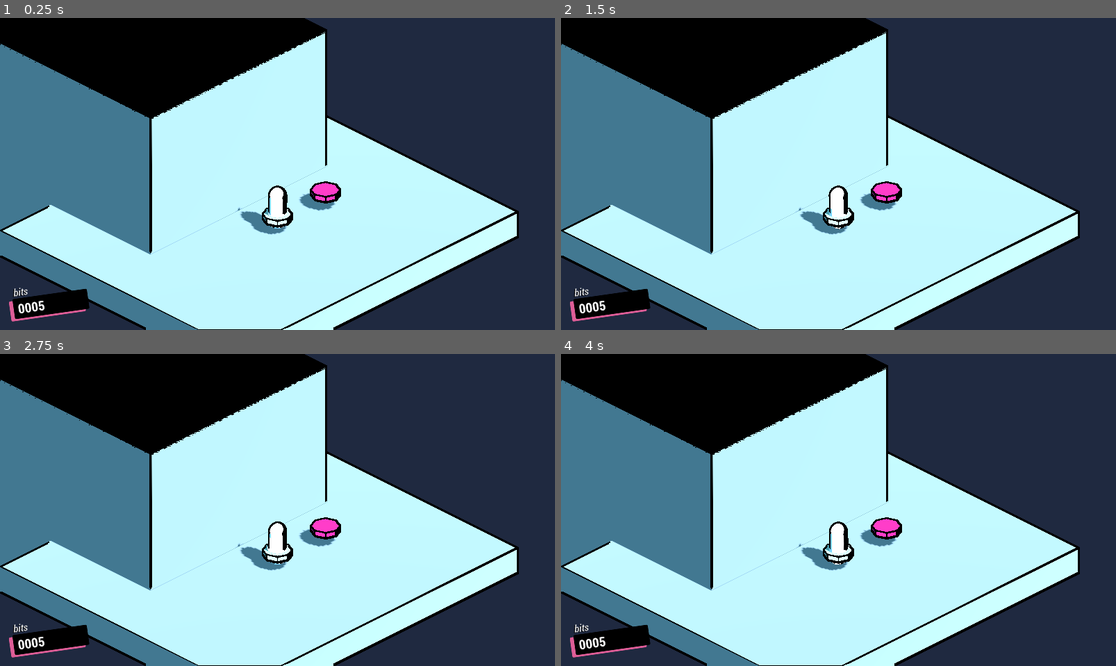
Above: before the commit, frames 1-4 (two rows, left to right).
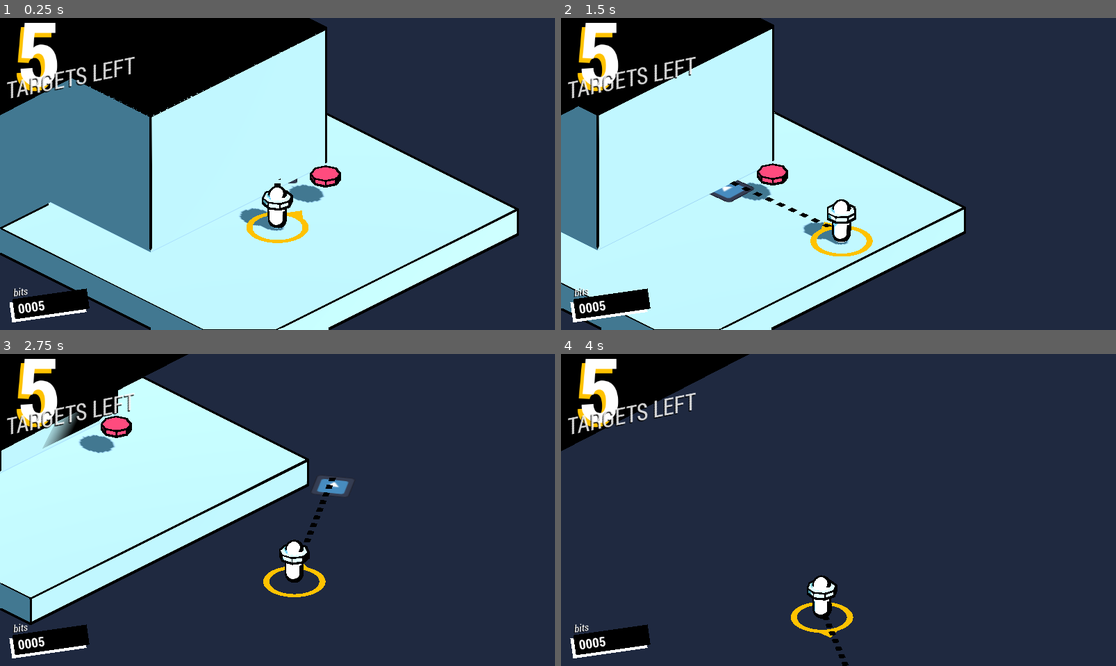
Above: after the commit, the same moments.

Repository: parkkennypark/Game-Juice-Demo
Game: Godot game, scene res://Drum.tscn
Two runs of this game, one before a commit and one after it. Both use one fixed random seed, a clock stepped at 60 frames per second and the inputs below. The project has no main scene, so this scene is started directly. The engine's default icon, where the game draws it, is replaced by a stand-in: a white triangle on a blue panel in a dark square.
Inputs (mouse positions are in pixels of both pictures, inside the frame that each line leads up to):
- Up to frame 1 (0.25 s): no input
- Up to frame 2 (1.5 s): tap Enter (ui_accept) at 0.5, 0.6, 0.77, 1.07, 1.35 s; move the mouse to (960, 158) at 0.52 s; hold Right (ui_right) 0.53-1.28 s; move the mouse to (727, 189) at 1.27 s; hold Down (ui_down) from 1.28 s (still down)
- Up to frame 3 (2.75 s): tap Enter (ui_accept) at 1.52, 1.82, 2.1 s; move the mouse to (333, 441) at 2.02 s; release Down (ui_down) at 2.03 s; hold Right (ui_right) from 2.03 s (still down)
- Up to frame 4 (4 s): move the mouse to (810, 572) at 2.77 s; release Right (ui_right) at 2.78 s; hold Up (ui_up) 2.78-3.53 s; tap Enter (ui_accept) at 2.85, 3.02, 3.32, 3.6, 3.77 s; move the mouse to (1005, 556) at 3.52 s; hold Left (ui_left) from 3.53 s (still down)

The runs differ from the first frame. In frame 1, 7.4% of the frame differs, in the area x 0-94%, y 0-100%; in frame 2, 44%; in frame 3, 57%; in frame 4, 66%.

Commit message:
feat(player): movement, aiming

Diff:
--- /dev/null
+++ b/CameraDriver.gd
@@ -0,0 +1,11 @@
+extends Node3D
+
+@export var follow_target : Node3D
+@export var follow_speed : float = 8
+
+func _ready() -> void:
+	pass # Replace with function body.
+
+
+func _process(delta: float) -> void:
+	global_position = lerp(global_position, follow_target.global_position, delta * follow_speed)
--- a/Drum.tscn
+++ b/Drum.tscn
@@ -1,11 +1,15 @@
-[gd_scene load_steps=24 format=3 uid="uid://b5wm1dbf8xj4y"]
+[gd_scene load_steps=35 format=3 uid="uid://bp0w72j7npmna"]
 
 [ext_resource type="ArrayMesh" uid="uid://bsbe4f0d6hfok" path="res://Bubba.obj" id="1_qvgd7"]
 [ext_resource type="Script" path="res://addons/jm_pp_outlines/jm_pp_outlines_camera.gd" id="1_woct7"]
+[ext_resource type="Script" path="res://CameraDriver.gd" id="2_sxxsq"]
 [ext_resource type="FontFile" uid="uid://f1s61kqc4dld" path="res://fonts/RobotoCondensed-Bold.ttf" id="3_7e7yr"]
+[ext_resource type="Script" path="res://Player.gd" id="3_xbg1g"]
 [ext_resource type="Script" path="res://FloatyUI.gd" id="4_h46km"]
+[ext_resource type="Texture2D" uid="uid://daddjfiagab5o" path="res://icon.svg" id="4_kmau3"]
 [ext_resource type="FontFile" uid="uid://dpac28rujlg6v" path="res://fonts/RobotoCondensed-Italic.ttf" id="4_qylyd"]
 [ext_resource type="PackedScene" uid="uid://mkh7y7yikxqm" path="res://addons/post_processing_tool/PostProcessing_tool.tscn" id="5_c0l1v"]
+[ext_resource type="Texture2D" uid="uid://ci6eco0stogau" path="res://Dash.png" id="6_m0w5b"]
 
 [sub_resource type="Gradient" id="Gradient_armpv"]
 colors = PackedColorArray(0, 0.0166667, 0.25, 1, 1, 1, 1, 1)
@@ -26,6 +30,26 @@
 [sub_resource type="StandardMaterial3D" id="StandardMaterial3D_lyqax"]
 shading_mode = 0
 albedo_color = Color(0, 0, 0, 1)
+
+[sub_resource type="CapsuleShape3D" id="CapsuleShape3D_57nyk"]
+radius = 0.3
+height = 1.5
+
+[sub_resource type="StandardMaterial3D" id="StandardMaterial3D_h6uao"]
+transparency = 1
+shading_mode = 0
+albedo_texture = ExtResource("6_m0w5b")
+uv1_scale = Vector3(10, 10, 10)
+
+[sub_resource type="StandardMaterial3D" id="StandardMaterial3D_4v87j"]
+transparency = 1
+shading_mode = 0
+albedo_color = Color(0, 0, 0, 1)
+albedo_texture = ExtResource("6_m0w5b")
+uv1_scale = Vector3(10, 10, 10)
+
+[sub_resource type="PlaneMesh" id="PlaneMesh_p55km"]
+size = Vector2(0.2, 1)
 
 [sub_resource type="StandardMaterial3D" id="StandardMaterial3D_vwitc"]
 diffuse_mode = 3
@@ -68,39 +92,46 @@
 height = 1.5
 rings = 32
 
-[sub_resource type="CapsuleShape3D" id="CapsuleShape3D_57nyk"]
-radius = 0.3
-height = 1.5
-
-[sub_resource type="ParticleProcessMaterial" id="ParticleProcessMaterial_hfgmk"]
-
 [sub_resource type="StandardMaterial3D" id="StandardMaterial3D_xjqc8"]
 diffuse_mode = 3
 albedo_color = Color(0.607843, 0.701961, 0.647059, 1)
 roughness = 0.0
 
+[sub_resource type="StandardMaterial3D" id="StandardMaterial3D_k4tya"]
+transparency = 1
+shading_mode = 0
+diffuse_mode = 3
+albedo_color = Color(1, 0.760784, 0, 1)
+
+[sub_resource type="PrismMesh" id="PrismMesh_ttthl"]
+size = Vector3(1, 0.684, 0.1)
+
+[sub_resource type="PrismMesh" id="PrismMesh_wygkm"]
+size = Vector3(0.6, 0.4, 0.01)
+
+[sub_resource type="TorusMesh" id="TorusMesh_yi7xa"]
+lightmap_size_hint = Vector2i(33, 9)
+inner_radius = 0.8
+ring_segments = 6
+
+[sub_resource type="ParticleProcessMaterial" id="ParticleProcessMaterial_hfgmk"]
+
 [sub_resource type="StandardMaterial3D" id="StandardMaterial3D_kl6cn"]
 diffuse_mode = 3
-albedo_color = Color(0.741176, 0.141176, 0.392157, 1)
+albedo_color = Color(0.890196, 0.168627, 0.247059, 1)
 roughness = 0.0
 
 [sub_resource type="StyleBoxFlat" id="StyleBoxFlat_hwliu"]
 bg_color = Color(0, 0, 0, 1)
 border_color = Color(0.870588, 0.364706, 0.592157, 1)
-corner_radius_top_left = 3
-corner_radius_top_right = 3
-corner_radius_bottom_right = 3
-corner_radius_bottom_left = 3
 shadow_color = Color(0.870588, 0.364706, 0.592157, 1)
+anti_aliasing = false
 
 [sub_resource type="StyleBoxFlat" id="StyleBoxFlat_yurmx"]
-bg_color = Color(0.870588, 0.364706, 0.592157, 1)
+bg_color = Color(1, 1, 1, 1)
 border_color = Color(0.870588, 0.364706, 0.592157, 1)
-corner_radius_top_left = 3
-corner_radius_top_right = 3
-corner_radius_bottom_right = 3
-corner_radius_bottom_left = 3
 shadow_color = Color(0.870588, 0.364706, 0.592157, 1)
+anti_aliasing = false
 
 [sub_resource type="StandardMaterial3D" id="StandardMaterial3D_lumjj"]
 transparency = 1
@@ -125,8 +156,31 @@
 [node name="WorldEnvironment" type="WorldEnvironment" parent="."]
 environment = SubResource("Environment_0cget")
 
-[node name="Camera3D" type="Camera3D" parent="."]
-transform = Transform3D(0.707107, 0.353553, -0.612372, 0, 0.866026, 0.5, 0.707107, -0.353553, 0.612372, -9.83015, 10.5919, 9.83015)
+[node name="Floor2" type="CSGBox3D" parent="."]
+transform = Transform3D(1, 0, 0, 0, 1, 0, 0, 0, 1, 0, -0.5, -0.833602)
+use_collision = true
+size = Vector3(12.6346, 1, 10.8986)
+material = SubResource("StandardMaterial3D_1fqam")
+
+[node name="Floor3" type="CSGBox3D" parent="."]
+transform = Transform3D(1, 0, 0, 0, 1, 0, 0, 0, 1, 0, 1.47754, -5.74997)
+use_collision = true
+size = Vector3(8, 7.10191, 8)
+material = SubResource("StandardMaterial3D_1fqam")
+
+[node name="Floor4" type="CSGBox3D" parent="."]
+transform = Transform3D(1, 0, 0, 0, 1, 0, 0, 0, 1, 0, 5.02446, -5.74997)
+use_collision = true
+size = Vector3(8, 0.1, 8)
+material = SubResource("StandardMaterial3D_lyqax")
+
+[node name="Camera" type="Node3D" parent="." node_paths=PackedStringArray("follow_target")]
+transform = Transform3D(1, 0, 0, 0, 1, 0, 0, 0, 1, 0, -2.38419e-07, 0)
+script = ExtResource("2_sxxsq")
+follow_target = NodePath("../Player")
+
+[node name="Camera3D" type="Camera3D" parent="Camera"]
+transform = Transform3D(0.707107, 0.353553, -0.612373, 0, 0.866026, 0.499999, 0.707107, -0.353553, 0.612373, -9.83015, 10.0046, 9.83015)
 projection = 1
 current = true
 size = 10.0
@@ -134,38 +188,70 @@
 script = ExtResource("1_woct7")
 max_edge_alpha = 1.0
 
-[node name="Floor2" type="CSGBox3D" parent="."]
-transform = Transform3D(1, 0, 0, 0, 1, 0, 0, 0, 1, 0, 0, -0.833602)
-size = Vector3(12.6346, 1, 10.8986)
-material = SubResource("StandardMaterial3D_1fqam")
-
-[node name="Floor3" type="CSGBox3D" parent="."]
-transform = Transform3D(1, 0, 0, 0, 1, 0, 0, 0, 1, 0, 1.97754, -5.74997)
-size = Vector3(8, 7.10191, 8)
-material = SubResource("StandardMaterial3D_1fqam")
-
-[node name="Floor4" type="CSGBox3D" parent="."]
-transform = Transform3D(1, 0, 0, 0, 1, 0, 0, 0, 1, 0, 5.52446, -5.74997)
-size = Vector3(8, 0.1, 8)
-material = SubResource("StandardMaterial3D_lyqax")
-
 [node name="Player" type="CharacterBody3D" parent="."]
-transform = Transform3D(1, 0, 0, 0, 1, 0, 0, 0, 1, 0, 0.5873, 0)
-
-[node name="MeshInstance3D" type="MeshInstance3D" parent="Player"]
+transform = Transform3D(1, 0, 0, 0, 1, 0, 0, 0, 1, 0, -2.38419e-07, 0)
+script = ExtResource("3_xbg1g")
+
+[node name="CollisionShape3D" type="CollisionShape3D" parent="Player"]
 transform = Transform3D(1, 0, 0, 0, 1, 0, 0, 0, 1, 0, 0.75, 0)
+shape = SubResource("CapsuleShape3D_57nyk")
+
+[node name="Pointer" type="Node3D" parent="Player"]
+
+[node name="Position" type="Node3D" parent="Player/Pointer"]
+transform = Transform3D(1, 0, 0, 0, 1, 0, 0, 0, 1, 0, 2.38419e-07, 0)
+
+[node name="Decal" type="Sprite3D" parent="Player/Pointer/Position"]
+transform = Transform3D(1, 0, 0, 0, -4.37114e-08, -1, 0, 1, -4.37114e-08, 0, 0.00999976, 0)
+texture = ExtResource("4_kmau3")
+
+[node name="Rotation" type="Node3D" parent="Player/Pointer"]
+
+[node name="CSGCylinder3D" type="CSGCylinder3D" parent="Player/Pointer/Rotation"]
+transform = Transform3D(1, 0, 0, 0, -4.37114e-08, -1, 0, 1, -4.37114e-08, 0, 0.710874, 1.90131)
+visible = false
+radius = 0.1
+height = 3.97686
+material = SubResource("StandardMaterial3D_h6uao")
+
+[node name="Geometry" type="MeshInstance3D" parent="Player/Pointer/Rotation"]
+transform = Transform3D(1, 0, 0, 0, 1, 0, 0, 0, 1, 0, 0.324687, 0.5)
+material_override = SubResource("StandardMaterial3D_4v87j")
+mesh = SubResource("PlaneMesh_p55km")
+
+[node name="Model" type="Node3D" parent="Player"]
+
+[node name="MeshInstance3D" type="MeshInstance3D" parent="Player/Model"]
+transform = Transform3D(-4.37114e-08, 0, -1, 0, 1, 0, 1, 0, -4.37114e-08, 0, 0.75, 0)
+layers = 2
 material_override = SubResource("StandardMaterial3D_vwitc")
 material_overlay = SubResource("ShaderMaterial_iq4bo")
 mesh = SubResource("CapsuleMesh_3ffes")
+skeleton = NodePath("../../..")
+
+[node name="CSGCylinder3D" type="CSGCylinder3D" parent="Player/Model"]
+transform = Transform3D(-4.37114e-08, 0, -1, 0, 1, 0, 1, 0, -4.37114e-08, 0, 1.02525, 0)
+layers = 2
+height = 0.249304
+material = SubResource("StandardMaterial3D_xjqc8")
+
+[node name="MeshInstance3D2" type="MeshInstance3D" parent="Player/Model"]
+transform = Transform3D(1.91069e-15, -4.37114e-08, -1, -1, -4.37114e-08, 0, -4.37114e-08, 1, -4.37114e-08, -1.98541e-08, 0.66919, 0.454208)
+visible = false
+material_override = SubResource("StandardMaterial3D_k4tya")
+mesh = SubResource("PrismMesh_ttthl")
 skeleton = NodePath("../..")
 
-[node name="RemoteTransform3D" type="RemoteTransform3D" parent="Player"]
-transform = Transform3D(0.707107, 0.353553, -0.612372, 0, 0.866026, 0.5, 0.707107, -0.353553, 0.612372, -9.83015, 10.0046, 9.83015)
-remote_path = NodePath("../../Camera3D")
-
-[node name="CollisionShape3D" type="CollisionShape3D" parent="Player"]
-transform = Transform3D(1, 0, 0, 0, 1, 0, 0, 0, 1, 0, 0.75, 0)
-shape = SubResource("CapsuleShape3D_57nyk")
+[node name="MeshInstance3D3" type="MeshInstance3D" parent="Player/Model"]
+transform = Transform3D(-1, -4.37114e-08, 4.37114e-08, 4.37114e-08, -4.37114e-08, 1, -4.37114e-08, 1, 4.37114e-08, -7.90647e-08, 0.00269869, 1.1423)
+material_override = SubResource("StandardMaterial3D_k4tya")
+mesh = SubResource("PrismMesh_wygkm")
+skeleton = NodePath("../..")
+
+[node name="MeshInstance3D4" type="MeshInstance3D" parent="Player/Model"]
+transform = Transform3D(1, 0, 0, 0, 0.1, 0, 0, 0, 1, 0, 0, 0)
+material_override = SubResource("StandardMaterial3D_k4tya")
+mesh = SubResource("TorusMesh_yi7xa")
 
 [node name="DirectionalLight3D" type="DirectionalLight3D" parent="."]
 transform = Transform3D(1, 0, 0, 0, 0.707107, 0.707107, 0, -0.707107, 0.707107, 2.07947, 5.50129, 0)
@@ -176,17 +262,82 @@
 process_material = SubResource("ParticleProcessMaterial_hfgmk")
 draw_pass_1 = ExtResource("1_qvgd7")
 
-[node name="CSGCylinder3D" type="CSGCylinder3D" parent="."]
-transform = Transform3D(1, 0, 0, 0, 1, 0, 0, 0, 1, 0, 0.991816, 0)
-height = 0.249304
-material = SubResource("StandardMaterial3D_xjqc8")
-
 [node name="CSGCylinder3D2" type="CSGCylinder3D" parent="."]
 transform = Transform3D(1, 0, 0, 0, 1, 0, 0, 0, 1, 2.18507, 0.991816, 0)
 height = 0.249304
 material = SubResource("StandardMaterial3D_kl6cn")
 
 [node name="CanvasLayer" type="CanvasLayer" parent="."]
+
+[node name="ColorRect" type="ColorRect" parent="CanvasLayer"]
+offset_left = -158.0
+offset_top = 35.0
+offset_right = 527.0
+offset_bottom = 256.0
+rotation = -0.476687
+color = Color(0, 0, 0, 1)
+
+[node name="Label6" type="Label" parent="CanvasLayer"]
+modulate = Color(1, 0.760784, 0, 1)
+anchors_preset = 15
+anchor_right = 1.0
+anchor_bottom = 1.0
+offset_left = 27.0
+offset_top = -42.0
+offset_right = 277.0
+offset_bottom = 15.0
+grow_horizontal = 2
+grow_vertical = 2
+theme_override_fonts/font = ExtResource("3_7e7yr")
+theme_override_font_sizes/font_size = 183
+text = "5"
+
+[node name="Label7" type="Label" parent="CanvasLayer"]
+anchors_preset = 15
+anchor_right = 1.0
+anchor_bottom = 1.0
+offset_left = 35.0
+offset_top = -51.0
+offset_right = 285.0
+offset_bottom = 6.0
+grow_horizontal = 2
+grow_vertical = 2
+theme_override_fonts/font = ExtResource("3_7e7yr")
+theme_override_font_sizes/font_size = 183
+text = "5"
+
+[node name="Label4" type="Label" parent="CanvasLayer"]
+modulate = Color(0, 0, 0, 1)
+self_modulate = Color(1, 1, 1, 0.823529)
+anchors_preset = 15
+anchor_right = 1.0
+anchor_bottom = 1.0
+offset_left = 4.0
+offset_top = 120.714
+offset_right = 254.0
+offset_bottom = 177.714
+grow_horizontal = 2
+grow_vertical = 2
+rotation = -0.199057
+theme_override_fonts/font = ExtResource("4_qylyd")
+theme_override_font_sizes/font_size = 48
+text = "TARGETS LEFT"
+
+[node name="Label5" type="Label" parent="CanvasLayer"]
+self_modulate = Color(1, 1, 1, 0.823529)
+anchors_preset = 15
+anchor_right = 1.0
+anchor_bottom = 1.0
+offset_left = 5.64844
+offset_top = 118.239
+offset_right = 255.648
+offset_bottom = 175.239
+grow_horizontal = 2
+grow_vertical = 2
+rotation = -0.199057
+theme_override_fonts/font = ExtResource("4_qylyd")
+theme_override_font_sizes/font_size = 48
+text = "TARGETS LEFT"
 
 [node name="Panel" type="Panel" parent="CanvasLayer"]
 anchors_preset = 2
@@ -207,10 +358,10 @@
 anchors_preset = 2
 anchor_top = 1.0
 anchor_bottom = 1.0
-offset_left = -7.6339
-offset_top = -38.0347
-offset_right = 148.366
-offset_bottom = 3.96533
+offset_left = -6.92529
+offset_top = -35.9137
+offset_right = 149.075
+offset_bottom = 6.0863
 grow_vertical = 0
 theme_override_styles/panel = SubResource("StyleBoxFlat_yurmx")
 
--- /dev/null
+++ b/Player.gd
@@ -0,0 +1,60 @@
+extends CharacterBody3D
+
+const SPEED = 5.0
+const JUMP_VELOCITY = 4.5
+
+# Get the gravity from the project settings to be synced with RigidBody nodes.
+var gravity: float = ProjectSettings.get_setting("physics/3d/default_gravity")
+
+@onready var camera = get_viewport().get_camera_3d()
+
+func _process(delta: float) -> void:
+#	$PointerPosition.global_position = get_mouse_pos()
+	var vec_to_pointer = get_mouse_pos() - global_position
+	vec_to_pointer.y = 0
+
+	var angle = global_transform.basis.z.signed_angle_to(vec_to_pointer.normalized(), Vector3.UP)
+
+	var dist = vec_to_pointer.length()
+	$Pointer.rotation.y = angle
+	$Pointer/Position.position.z = dist
+	$Pointer/Rotation.scale.z = dist
+	$Pointer/Rotation/Geometry.material_override.uv1_scale = Vector3.ONE * dist * 2
+
+	var target_rot = Quaternion.from_euler(Vector3(0, angle, 0))
+	$Model.global_transform.basis = $Model.global_transform.basis.slerp(target_rot, delta * 5)
+
+func _physics_process(delta: float) -> void:
+	# Add the gravity.
+	if not is_on_floor():
+		velocity.y -= gravity * delta
+
+	# Handle Jump.
+	if Input.is_action_just_pressed("ui_accept") and is_on_floor():
+		velocity.y = JUMP_VELOCITY
+
+	# Get the input direction and handle the movement/deceleration.
+	# As good practice, you should replace UI actions with custom gameplay actions.
+	var input_dir := Input.get_vector("ui_left", "ui_right", "ui_up", "ui_down")
+	var relative_dir = input_dir.rotated(-camera.rotation.y)
+	var direction := (transform.basis * Vector3(relative_dir.x, 0, relative_dir.y)).normalized()
+	if direction:
+		velocity.x = direction.x * SPEED
+		velocity.z = direction.z * SPEED
+	else:
+		velocity.x = move_toward(velocity.x, 0, SPEED)
+		velocity.z = move_toward(velocity.z, 0, SPEED)
+
+	move_and_slide()
+
+func get_mouse_pos() -> Vector3:
+	var mouse_pos = get_viewport().get_mouse_position()
+	var origin = camera.project_ray_origin(mouse_pos)
+	var direction = camera.project_ray_normal(mouse_pos)
+
+	if direction.y == 0:
+		return Vector3.ZERO
+
+	var distance = -origin.y/direction.y
+	var position = origin + direction * distance
+	return position
--- a/project.godot
+++ b/project.godot
@@ -22,6 +22,42 @@
 
 theme/positional_shadow/soft_shadow_filter_quality=2
 
+[input]
+
+ui_left={
+"deadzone": 0.5,
+"events": [Object(InputEventKey,"resource_local_to_scene":false,"resource_name":"","device":0,"window_id":0,"alt_pressed":false,"shift_pressed":false,"ctrl_pressed":false,"meta_pressed":false,"pressed":false,"keycode":4194319,"physical_keycode":0,"key_label":0,"unicode":4194319,"echo":false,"script":null)
+, Object(InputEventJoypadButton,"resource_local_to_scene":false,"resource_name":"","device":0,"button_index":13,"pressure":0.0,"pressed":false,"script":null)
+, Object(InputEventKey,"resource_local_to_scene":false,"resource_name":"","device":-1,"window_id":0,"alt_pressed":false,"shift_pressed":false,"ctrl_pressed":false,"meta_pressed":false,"pressed":false,"keycode":0,"physical_keycode":65,"key_label":0,"unicode":97,"echo":false,"script":null)
+]
+}
+ui_right={
+"deadzone": 0.5,
+"events": [Object(InputEventKey,"resource_local_to_scene":false,"resource_name":"","device":0,"window_id":0,"alt_pressed":false,"shift_pressed":false,"ctrl_pressed":false,"meta_pressed":false,"pressed":false,"keycode":4194321,"physical_keycode":0,"key_label":0,"unicode":4194321,"echo":false,"script":null)
+, Object(InputEventJoypadButton,"resource_local_to_scene":false,"resource_name":"","device":0,"button_index":14,"pressure":0.0,"pressed":false,"script":null)
+, Object(InputEventKey,"resource_local_to_scene":false,"resource_name":"","device":-1,"window_id":0,"alt_pressed":false,"shift_pressed":false,"ctrl_pressed":false,"meta_pressed":false,"pressed":false,"keycode":0,"physical_keycode":68,"key_label":0,"unicode":100,"echo":false,"script":null)
+]
+}
+ui_up={
+"deadzone": 0.5,
+"events": [Object(InputEventKey,"resource_local_to_scene":false,"resource_name":"","device":0,"window_id":0,"alt_pressed":false,"shift_pressed":false,"ctrl_pressed":false,"meta_pressed":false,"pressed":false,"keycode":4194320,"physical_keycode":0,"key_label":0,"unicode":4194320,"echo":false,"script":null)
+, Object(InputEventJoypadButton,"resource_local_to_scene":false,"resource_name":"","device":0,"button_index":11,"pressure":0.0,"pressed":false,"script":null)
+, Object(InputEventKey,"resource_local_to_scene":false,"resource_name":"","device":-1,"window_id":0,"alt_pressed":false,"shift_pressed":false,"ctrl_pressed":false,"meta_pressed":false,"pressed":false,"keycode":0,"physical_keycode":87,"key_label":0,"unicode":119,"echo":false,"script":null)
+]
+}
+ui_down={
+"deadzone": 0.5,
+"events": [Object(InputEventKey,"resource_local_to_scene":false,"resource_name":"","device":0,"window_id":0,"alt_pressed":false,"shift_pressed":false,"ctrl_pressed":false,"meta_pressed":false,"pressed":false,"keycode":4194322,"physical_keycode":0,"key_label":0,"unicode":4194322,"echo":false,"script":null)
+, Object(InputEventJoypadButton,"resource_local_to_scene":false,"resource_name":"","device":0,"button_index":12,"pressure":0.0,"pressed":false,"script":null)
+, Object(InputEventKey,"resource_local_to_scene":false,"resource_name":"","device":-1,"window_id":0,"alt_pressed":false,"shift_pressed":false,"ctrl_pressed":false,"meta_pressed":false,"pressed":false,"keycode":0,"physical_keycode":83,"key_label":0,"unicode":115,"echo":false,"script":null)
+]
+}
+
+[layer_names]
+
+3d_render/layer_1="default"
+3d_render/layer_2="player"
+
 [rendering]
 
 anti_aliasing/quality/msaa_3d=3
Binary file added: Dash.png
Not shown, added: Dash.png.import
